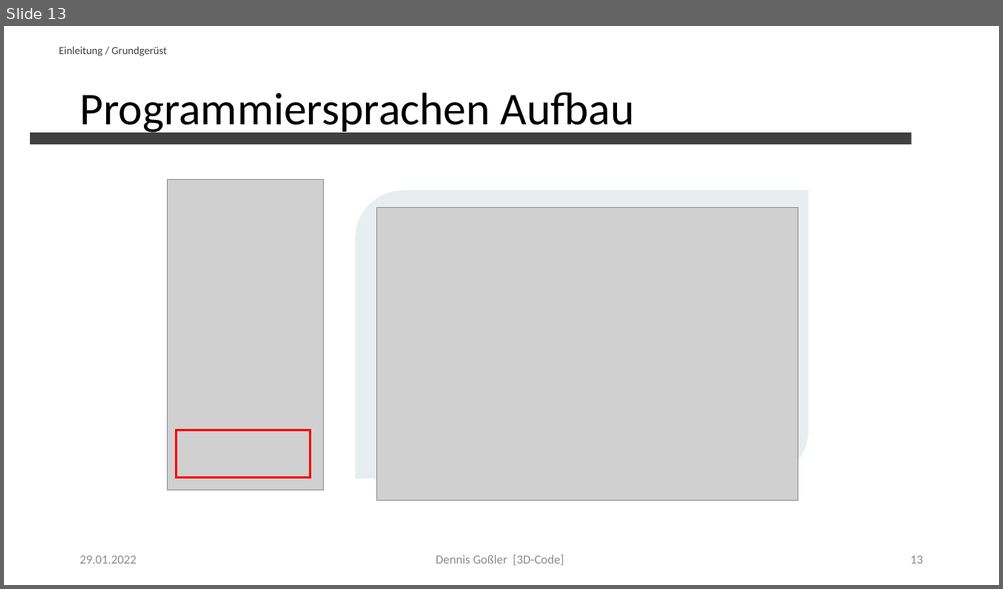
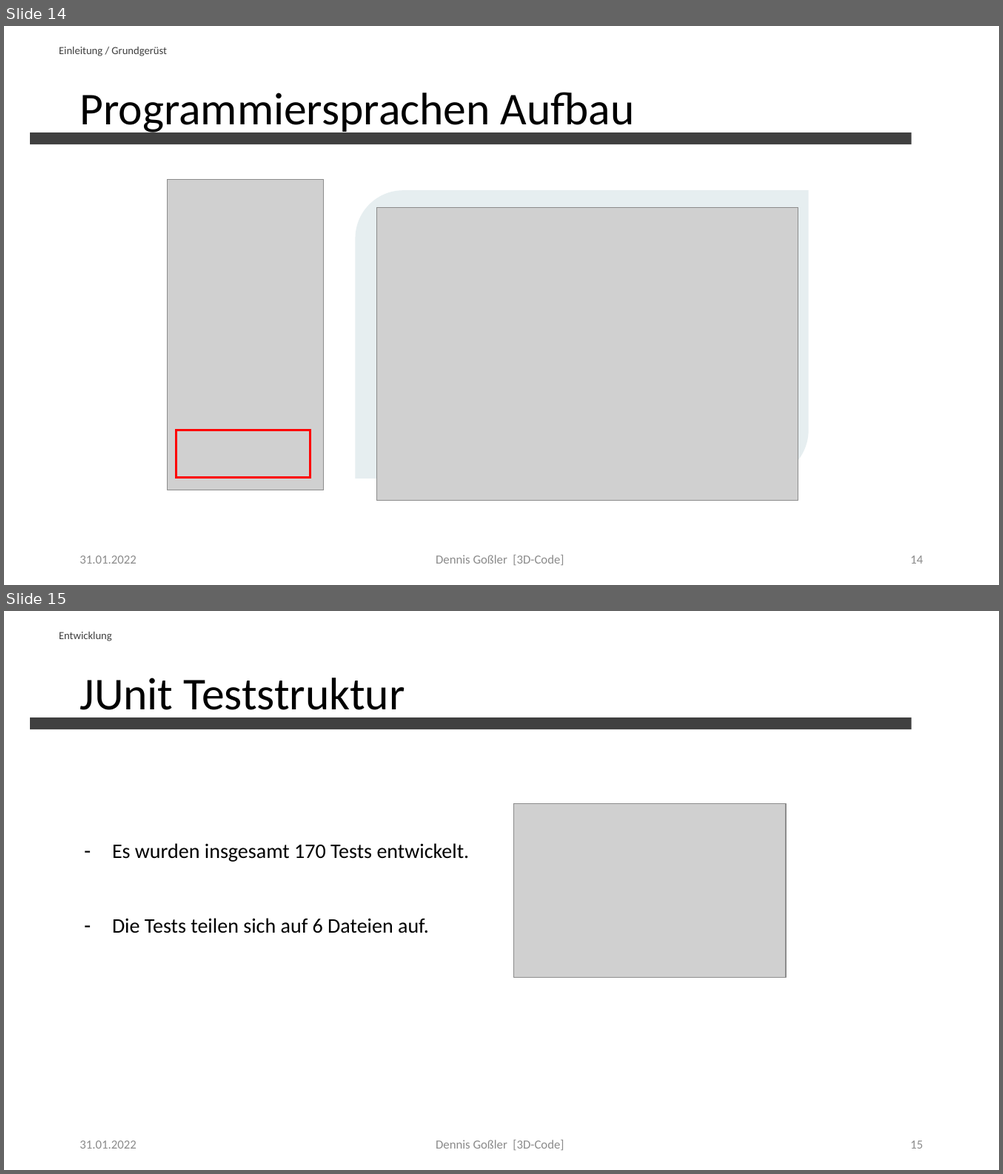
Before and after one commit to DennisGoss99/PraxProj_3DCode, a slide deck: Presentation/PraxisProj-3DCode.pptx. Shown one above the other, each under a label of ours: slide 13 before the commit, slides 14 and 15 after it. The pictures are 1003x589 and 1003x1174 pixels, drawn with LibreOffice and Linux fonts; fonts in the diff are those of the drawing; grey boxes stand for pictures. Boxes give left, top, right and bottom in pixels: in the first picture for what was removed or moved away, otherwise in the second. Text is boxed around its words. In the diff, an @@ line names an element or a change of style, - is before the commit and + after.

```diff
--- a/Presentation/PraxisProj-3DCode.pptx
+++ b/Presentation/PraxisProj-3DCode.pptx
@@ slide 15 added at [4,611,999,1170], background #FFFFFF @@
@@ text added at [59,632,112,641], 10.5 pt, text #404040 @@
+Entwicklung
@@ title added at [79,678,405,721], 44 pt, text #000000 @@
+JUnit Teststruktur
@@ rectangle added at [30,718,911,729], fill #404040 @@
@@ picture added at [515,803,786,977] @@
@@ text added at [112,843,469,934], 20 pt, text #000000 @@
+– Es wurden insgesamt 170 Tests entwickelt.
+– Die Tests teilen sich auf 6 Dateien auf.
@@ text added at [79,1141,136,1149], 12 pt, text #8C8C8C @@
+31.01.2022
@@ text added at [435,1140,563,1150], 12 pt, text #8C8C8C @@
+Dennis Goßler [3D-Code]
@@ page number added at [910,1141,922,1149], 12 pt, text #8C8C8C @@
+15
@@ what was slide 13 is now slide 14 @@
@@ slide 14 changed as well @@
@@ text at [79,556,136,564]: text changed @@
-29.01.2022
+31.01.2022
@@ page number at [910,556,922,564]: text changed @@
-13
+14
```
Also in this commit, not shown: 12 other slides changed, 8 other slides added, 2 slides removed.
